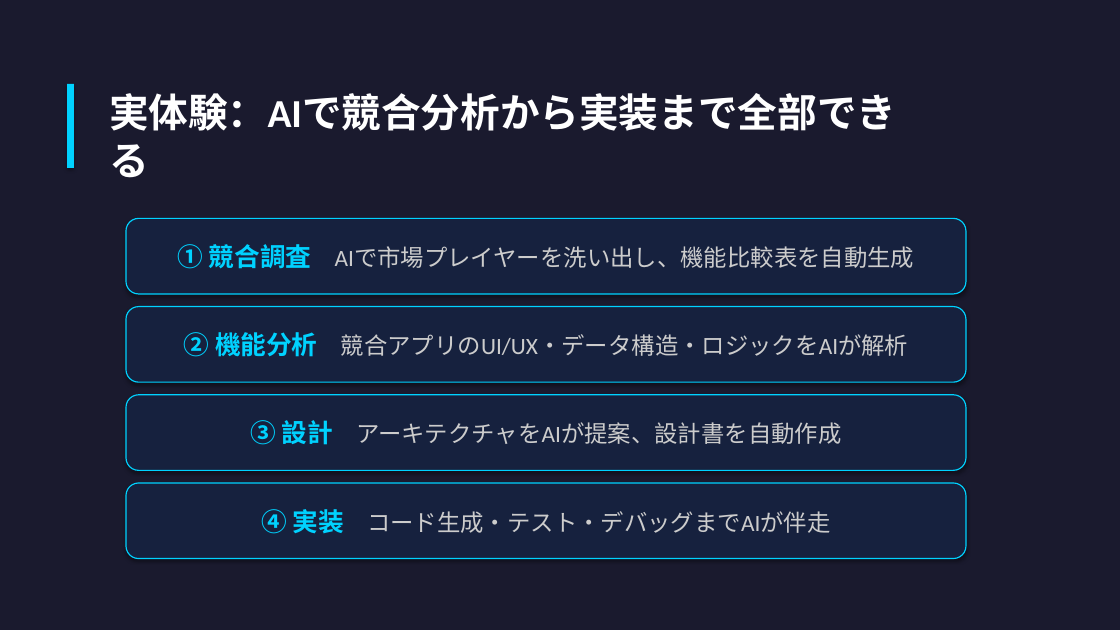
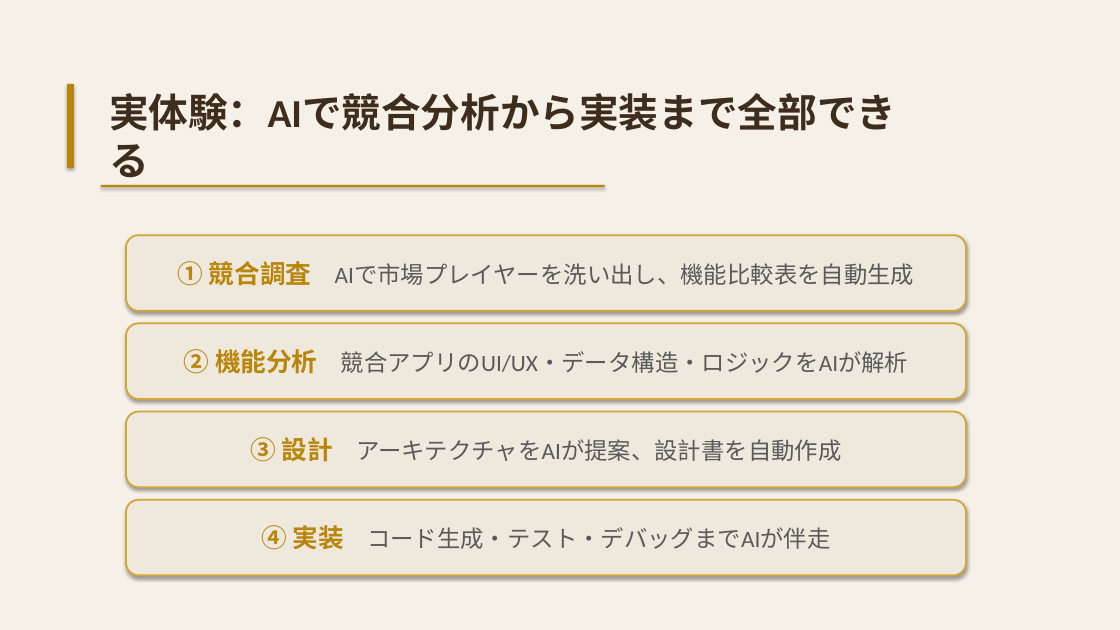
Before and after one commit to HarmonicInsight/harmonic-marketing, a slide deck: slide 3 of content/seminars/ai-era-sales-power-over-features.pptx. Drawn at 1120x630 pixels with LibreOffice and Linux fonts; fonts in the diff are those of the drawing. Boxes give left, top, right and bottom in pixels: in the first picture for what was removed or moved away, otherwise in the second. Text is boxed around its words. In the diff, an @@ line names an element or a change of style, - is before the commit and + after.

```diff
--- a/content/seminars/ai-era-sales-power-over-features.pptx
+++ b/content/seminars/ai-era-sales-power-over-features.pptx
@@ background #1A1A2E to #F5F0E8 @@
@@ rectangle at [67, 84, 74, 168]: fill #00D2FF to #B8860B @@
@@ text "実体験：AIで競合分析から実装まで全部できる" at [109, 93, 896, 131]: text colour #FFFFFF to #3E2C1C @@
@@ rectangle added at [101, 185, 605, 187], fill #B8860B @@
@@ rounded rectangle "① 競合調査 AIで市場プレイヤーを洗い出し、機能比較表を自動生成" at [126, 235, 966, 311]: text colour #00D2FF to #B8860B in "① 競合調査"; text colour #CCCCCC to #5A5A5A in "AIで市場プレイヤーを洗い出し、機能比較表を自動生成"; fill #16213E to #EEE8DD; outline #00D2FF 1 pt to #D4A537 1.5 pt @@
@@ rounded rectangle "② 機能分析 競合アプリのUI/UX・データ構造・ロジックをAIが解析" at [126, 323, 966, 399]: text colour #00D2FF to #B8860B in "② 機能分析"; text colour #CCCCCC to #5A5A5A in "競合アプリのUI/UX・データ構造・ロジックをAIが解析"; fill #16213E to #EEE8DD; outline #00D2FF 1 pt to #D4A537 1.5 pt @@
@@ rounded rectangle "③ 設計 アーキテクチャをAIが提案、設計書を自動作成" at [126, 412, 966, 487]: text colour #00D2FF to #B8860B in "③ 設計"; text colour #CCCCCC to #5A5A5A in "アーキテクチャをAIが提案、設計書を自動作成"; fill #16213E to #EEE8DD; outline #00D2FF 1 pt to #D4A537 1.5 pt @@
@@ 4 rounded rectangles: place and size @@
-4 rounded rectangles at [126, 218, 966, 559]
+4 rounded rectangles at [126, 235, 966, 576]
@@ rounded rectangle "④ 実装 コード生成・テスト・デバッグまでAIが伴走" at [126, 500, 966, 576]: text colour #00D2FF to #B8860B in "④ 実装"; text colour #CCCCCC to #5A5A5A in "コード生成・テスト・デバッグまでAIが伴走"; fill #16213E to #EEE8DD; outline #00D2FF 1 pt to #D4A537 1.5 pt @@
```
Also in this commit, not shown: 7 other slides changed.
